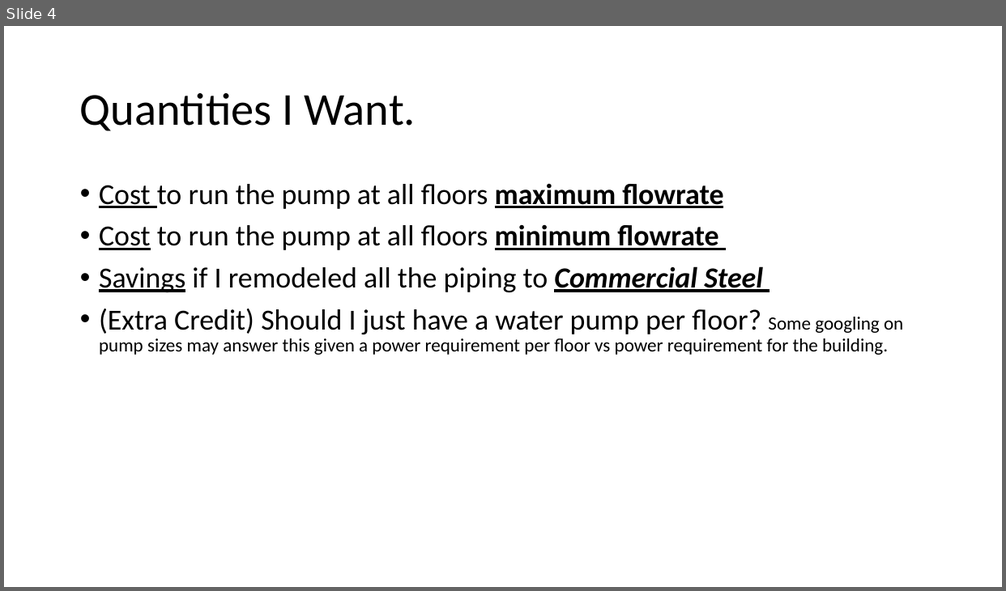
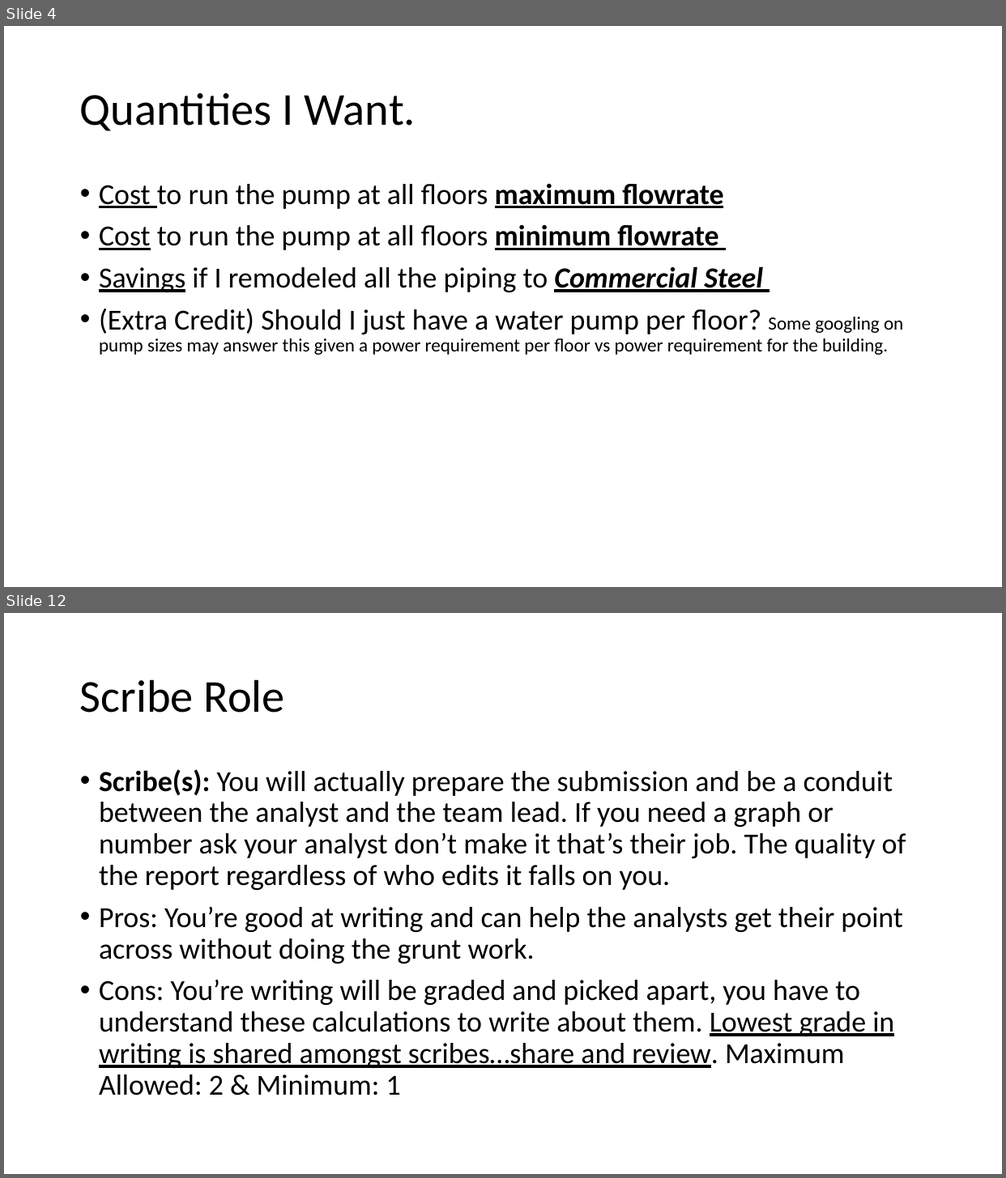
Before and after one commit to smohler/ME322-S20, a slide deck: projects/Project-1.pptx. Shown one above the other, each under a label of ours: slide 4 before the commit, slides 4 and 12 after it; the slides between them are not shown. The pictures are 1006x591 and 1006x1178 pixels, drawn with LibreOffice and Linux fonts; fonts in the diff are those of the drawing. Boxes give left, top, right and bottom in pixels: in the first picture for what was removed or moved away, otherwise in the second. Text is boxed around its words. In the diff, an @@ line names an element or a change of style, - is before the commit and + after.

Commit message:
updated project grade rubric/rules

```diff
--- a/projects/Project-1.pptx
+++ b/projects/Project-1.pptx
@@ slide 12 added at (4,613,1002,1174), background #FFFFFF @@
@@ title added at (80,679,285,713), 44 pt, text #000000 @@
+Scribe Role
@@ text added at (99,769,906,1096), 28 pt, text #000000 @@
+• Scribe(s): You will actually prepare the submission and be a conduit between the analyst and the team lead. If you need a graph or number ask your analyst don’t make it that’s their job. The quality of the report regardless of who edits it falls on you.
+• Pros: You’re good at writing and can help the analysts get their point across without doing the grunt work.
+• Cons: You’re writing will be graded and picked apart, you have to understand these calculations to write about them. Lowest grade in writing is shared amongst scribes…share and review. Maximum Allowed: 2 & Minimum: 1
```
Also in this commit, not shown: 2 slides changed, 6 other slides added, 1 other file.
